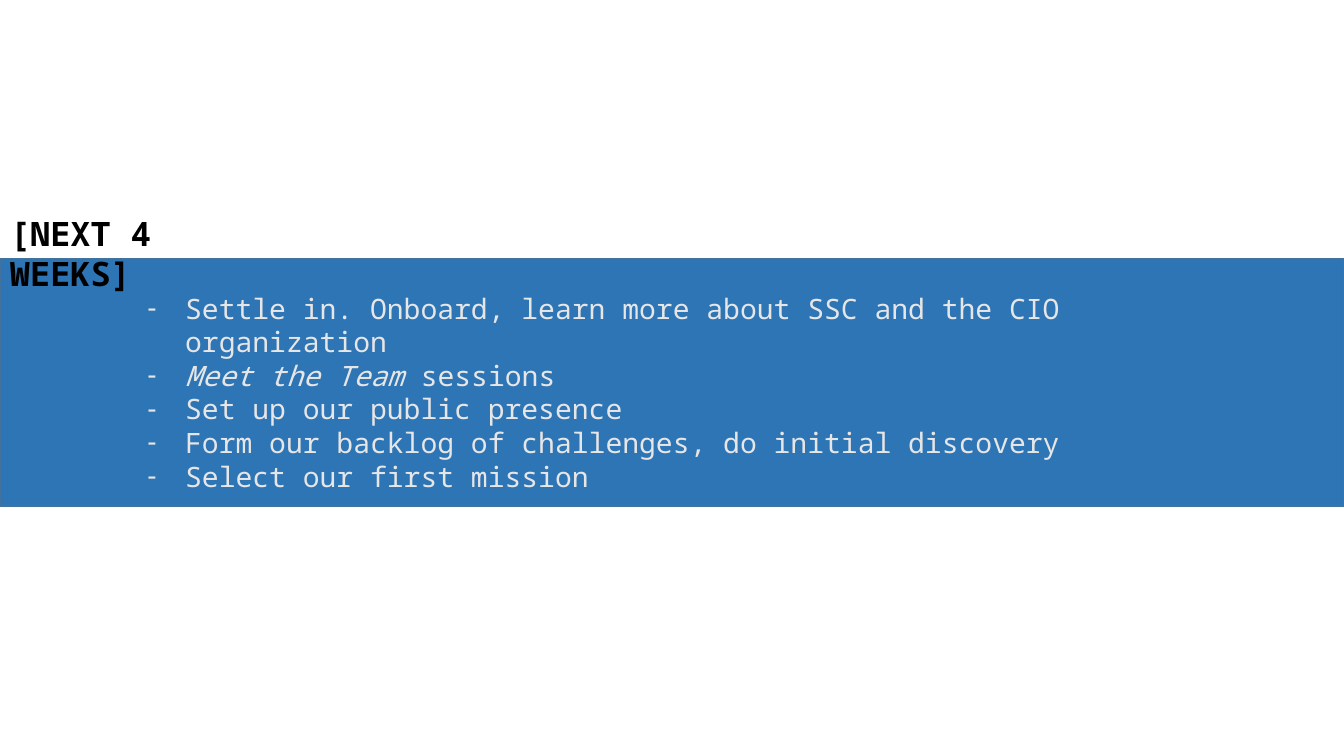
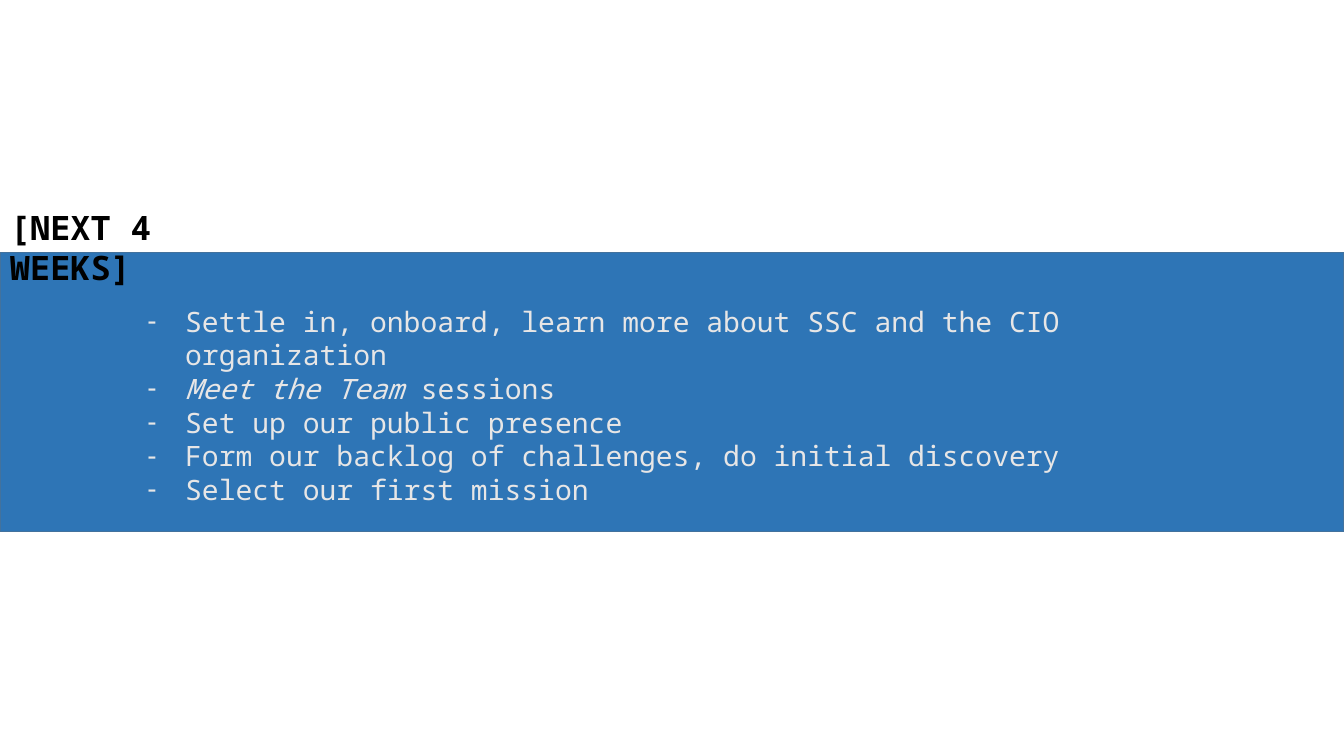
Before and after one commit to dto-btn/reading-material, a slide deck: slide 7 of Digital Task Force - Introduction - long form.pptx. Drawn at 1344x756 pixels with LibreOffice and Linux fonts; fonts in the diff are those of the drawing. Boxes give left, top, right and bottom in pixels: in the first picture for what was removed or moved away, otherwise in the second. Text is boxed around its words. In the diff, an @@ line names an element or a change of style, - is before the commit and + after.

```diff
--- a/Digital Task Force - Introduction - long form.pptx
+++ b/Digital Task Force - Introduction - long form.pptx
@@ text "[NEXT 4 WEEKS]": place and size @@
-text "[NEXT 4 WEEKS]" at [10, 221, 151, 291]
+text "[NEXT 4 WEEKS]" at [10, 215, 151, 285]
@@ rectangle: place and size @@
-rectangle at [0, 258, 1344, 506]
+rectangle at [0, 252, 1344, 531]
@@ text "Settle in, onboard, learn more ...": place and size @@
-text "Settle in, onboard, learn more ..." at [185, 297, 1059, 488]
+text "Settle in, onboard, learn more ..." at [185, 310, 1059, 501]
@@ text at [185, 310, 1059, 372]: text changed @@
-– Settle in. Onboard, learn more about SSC and the CIO organization
+– Settle in, onboard, learn more about SSC and the CIO organization
```
Also in this commit, not shown: 10 other slides changed.
